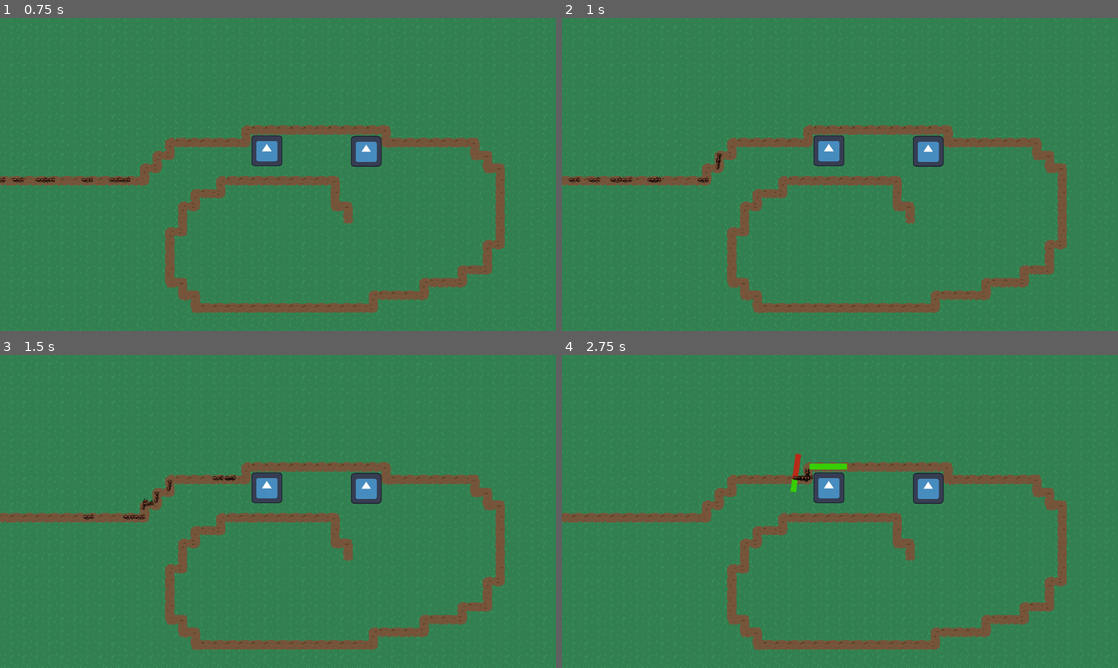
Above: before the commit, frames 1-4 (two rows, left to right).
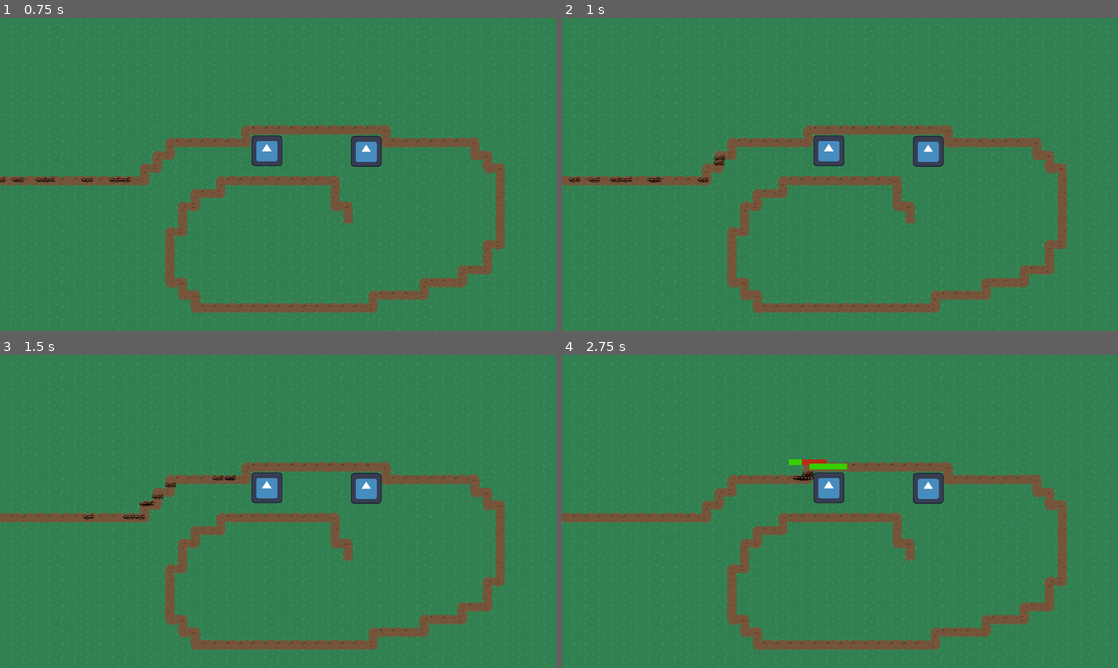
Above: after the commit, the same moments.

Repository: tomsku21/TD_project
Game: Godot game, scene res://Scenes/Main.tscn
Same seed, same stepped clock (60 frames per second), same inputs: the game is played once before the commit and once after it. The engine's default icon, where the game draws it, is replaced by a stand-in: a white triangle on a blue panel in a dark square.
Inputs:
- Up to frame 1 (0.75 s): tap Enter at 0.5 s
- Up to frame 2 (1 s): no input
- Up to frame 3 (1.5 s): no input
- Up to frame 4 (2.75 s): no input

Frame 1 is identical in both runs. In frame 2, less than 0.1% of the frame differs, in the area x 27-30%, y 43-49%; in frame 3, 0.1%; in frame 4, 0.3%, in the area x 40-48%, y 31-44%.

Commit message:
rotation False

Diff:
--- a/Scenes/enemy.tscn
+++ b/Scenes/enemy.tscn
@@ -38,6 +38,7 @@
 size = Vector2(20, 9)
 
 [node name="Enemy" type="PathFollow2D"]
+rotates = false
 
 [node name="CharacterBody2D" type="CharacterBody2D" parent="." groups=["enemies"]]
 script = ExtResource("1_1f0kj")
--- a/Scenes/enemy2.tscn
+++ b/Scenes/enemy2.tscn
@@ -1,31 +1,33 @@
-[gd_scene load_steps=8 format=3 uid="uid://cqlyalso8oltf"]
+[gd_scene load_steps=10 format=3 uid="uid://c5vbinjukgp3g"]
 
 [ext_resource type="Script" uid="uid://du3u44on1bq8k" path="res://Scripts/Enemy.gd" id="1_g6ed3"]
 [ext_resource type="Texture2D" uid="uid://cow57jupqj173" path="res://Assets/Ants/Ants.png" id="2_k6nad"]
+[ext_resource type="PackedScene" uid="uid://bgnj8h1jyuasx" path="res://Scenes/components/health_component.tscn" id="3_aynp6"]
+[ext_resource type="PackedScene" uid="uid://b57m53b57hd7h" path="res://Scenes/components/health_bar.tscn" id="4_2arym"]
 
-[sub_resource type="AtlasTexture" id="AtlasTexture_g6ed3"]
+[sub_resource type="AtlasTexture" id="AtlasTexture_1f0kj"]
 atlas = ExtResource("2_k6nad")
-region = Rect2(273, 125, 91, 92)
+region = Rect2(0, 125, 91, 92)
 
-[sub_resource type="AtlasTexture" id="AtlasTexture_k6nad"]
+[sub_resource type="AtlasTexture" id="AtlasTexture_afpow"]
 atlas = ExtResource("2_k6nad")
-region = Rect2(364, 125, 91, 92)
+region = Rect2(91, 125, 91, 92)
 
-[sub_resource type="AtlasTexture" id="AtlasTexture_aynp6"]
+[sub_resource type="AtlasTexture" id="AtlasTexture_287tu"]
 atlas = ExtResource("2_k6nad")
-region = Rect2(455, 125, 91, 92)
+region = Rect2(182, 125, 91, 92)
 
 [sub_resource type="SpriteFrames" id="SpriteFrames_ghaa6"]
 animations = [{
 "frames": [{
 "duration": 1.0,
-"texture": SubResource("AtlasTexture_g6ed3")
+"texture": SubResource("AtlasTexture_1f0kj")
 }, {
 "duration": 1.0,
-"texture": SubResource("AtlasTexture_k6nad")
+"texture": SubResource("AtlasTexture_afpow")
 }, {
 "duration": 1.0,
-"texture": SubResource("AtlasTexture_aynp6")
+"texture": SubResource("AtlasTexture_287tu")
 }],
 "loop": true,
 "name": &"default",
@@ -36,6 +38,7 @@
 size = Vector2(20, 9)
 
 [node name="Enemy" type="PathFollow2D"]
+rotates = false
 
 [node name="CharacterBody2D" type="CharacterBody2D" parent="." groups=["enemies"]]
 script = ExtResource("1_g6ed3")
@@ -46,6 +49,7 @@
 scale = Vector2(0.171367, 0.171368)
 sprite_frames = SubResource("SpriteFrames_ghaa6")
 autoplay = "default"
+frame_progress = 0.505874
 flip_h = true
 
 [node name="CollisionShape2D" type="CollisionShape2D" parent="CharacterBody2D"]
@@ -55,4 +59,14 @@
 [node name="AttackTimer" type="Timer" parent="CharacterBody2D"]
 one_shot = true
 
+[node name="HealthComponent" parent="CharacterBody2D" node_paths=PackedStringArray("character") instance=ExtResource("3_aynp6")]
+unique_name_in_owner = true
+character = NodePath("..")
+MAX_HEALTH = 15
+
+[node name="HealthBar" parent="CharacterBody2D" instance=ExtResource("4_2arym")]
+unique_name_in_owner = true
+offset_top = -19.0
+offset_bottom = -12.0
+
 [connection signal="timeout" from="CharacterBody2D/AttackTimer" to="CharacterBody2D" method="_on_attack_timer_timeout"]
--- a/Scripts/Enemy.gd
+++ b/Scripts/Enemy.gd
@@ -3,6 +3,8 @@
 @onready var attack_timer: Timer = $AttackTimer
 @onready var animated_sprite_2d: AnimatedSprite2D = $AnimatedSprite2D
 @onready var healthcomponent: HealthComponent = %HealthComponent
+@onready var health_bar: ProgressBar = %HealthBar
+
 @export var speed: int = 2
 @export var health: int = 15
 @export var sdamage: int = 10
